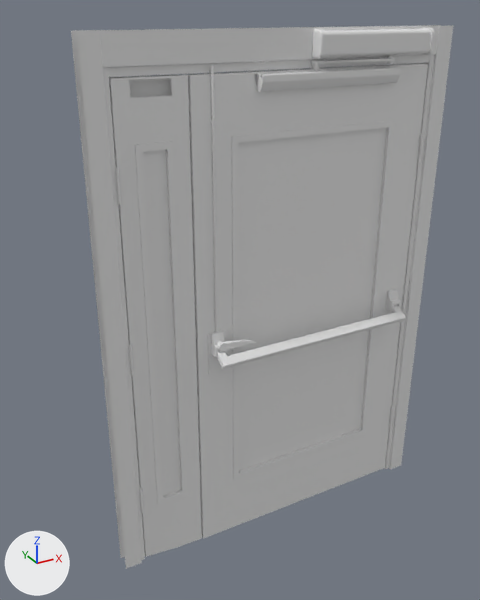
Before and after pictures for a commit that changed the Blender file Assets/Models/DoorOptions/Unequal/1,4ft/FullGlassUnequalEgress1,4ft.blend.
One viewpoint serves both versions: a 50 mm camera at (-1.14, -2.5, 2.57) aimed at (0.7, 0.84, 0.9). Lighting does not change. The marker at lower left points along +X, +Y and +Z. Materials are left out; every surface is plain grey.

Before the edit, the objects in view are built like this:
```python
me_cube_004 = bpy.data.meshes.new('Cube.004')
me_cube_004.from_pydata(...)  # 732 vertices, 732 faces; spans x -1.147..-0.046, y -0.138..0.138, z 1.052..2.363
# faces by material slot: [366, 366]
me_cube_004.materials.append(mat_hospital_door_1_mat)
me_cube_004.materials.append(mat_hospital_door_1_mat_001)
me_cube_014 = bpy.data.meshes.new('Cube.014')
me_cube_014.from_pydata(...)  # 2648 vertices, 2540 faces; spans x -0.42..1.35, y -0.1..0.07, z -0.01..2.5
# faces by material slot: [2488, 52]
me_cube_014.materials.append(mat_hospital_door_1_mat_white)
me_cube_014.materials.append(mat_hospital_door_1_mat_002)
ob_doubledoor = bpy.data.objects.new('DoubleDoor', me_cube_014)
ob_doubledoor.location = (0.0, 0.0, 0.0)
ob_pushbar = bpy.data.objects.new('PushBar', me_cube_004)
ob_pushbar.location = (0.023, 0.0, 0.0)
ob_pushbar.scale = (-1.0, 1.0, 1.0)
```
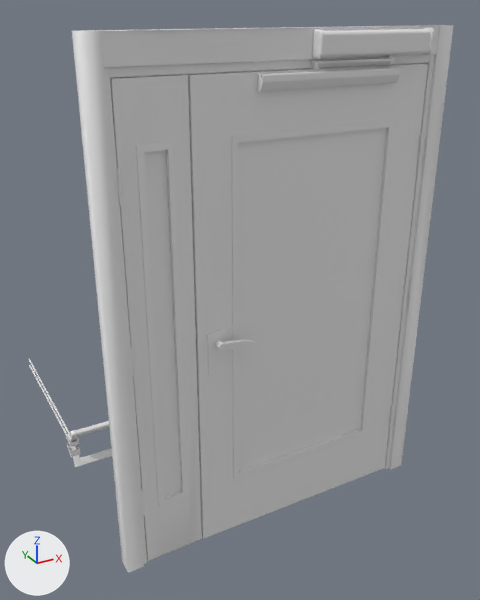
The newer file is also turned or shifted as a whole; pictures and numbers use the older file's frame.

Pixel boxes (x1, y1, x2, y2) of what changed, in the pictures (480 x 600 px; the box of a moved part takes in the faces that stretch with it):
'DoubleDoor', reshaped
    before: (71, 25, 454, 569)
    after: (72, 25, 454, 573)
'PushBar', reshaped, moved, rescaled
    before: (204, 66, 406, 369)
    after: (28, 358, 112, 467)
part 1 of me_cube_014, moved or reshaped
    before: (71, 29, 394, 569)
    after: (72, 25, 452, 573)
part 2 of me_cube_004, moved or reshaped (not visible afterwards)
    before: (217, 350, 231, 369)
part 3 of me_cube_004, moved or reshaped (not visible before)
    after: (77, 421, 109, 437)
part 4 of me_cube_004, moved or reshaped
    before: (392, 305, 406, 322)
    after: (70, 430, 78, 442)
part 5 of me_cube_004, moved or reshaped (not visible before)
    after: (66, 434, 79, 446)
part 6 of me_cube_004, moved or reshaped (not visible before)
    after: (28, 358, 70, 434)
part 7 of me_cube_004, moved or reshaped
    before: (227, 312, 400, 367)
    after: (80, 449, 112, 466)
part 8 of me_cube_004, moved or reshaped (not visible before)
    after: (73, 453, 81, 467)
part 9 of me_cube_004, moved or reshaped (not visible afterwards)
    before: (385, 289, 401, 312)
part 10 of me_cube_004, moved or reshaped
    before: (211, 331, 227, 357)
    after: (67, 442, 80, 458)
part 11 of me_cube_004, moved or reshaped
    before: (211, 66, 218, 333)
    after: (29, 365, 67, 435)

Edits to the bpy script that builds the scene:
```text
Change me_cube_014:
    used by ob_doubledoor; location = (0.0, 0.0, 0.0)
    remove me_cube_014.from_pydata(...)  # 2648 vertices, 2540 faces; spans x -0.42..1.35, y -0.1..0.07, z -0.01..2.5
    add me_cube_014.from_pydata(...)  # 2650 vertices, 2544 faces, 4 loose edges; spans x -0.42..1.35, y -0.1..0.05, z -0.01..2.5
    me_cube_014 part 1: 530 vertices moved from x -0.42..0.29, y -0.02..0.06, z -0.01..2.5 to x -0.42..0.32, y -0.04..0.05, z -0.01..2.5; 228 vertices removed from x -0.42..-0.09, y -0.01..0.07, z 0.0..2.5; 228 vertices added at x -0.42..-0.07, y -0.03..0.05, z 0.0..2.5
Change me_cube_004:
    where me_cube_004.from_pydata(...)  # 732 vertices, 732 faces; spans x -1.147..-0.046, y -0.138..0.138, z 1.052..2.363
    used by ob_pushbar; location = (0.023, 0.0, 0.0); scale = (-1.0, 1.0, 1.0)
    me_cube_004 part 2: the loose piece of 72 vertices spanning x -0.093..-0.055, y -0.138..-0.041, z 1.052..1.127 is turned -90 degrees about the x axis through its middle, then moved by (0.755, 1.179, -1.0)
    me_cube_004 part 3: the loose piece of 24 vertices spanning x -1.102..-0.091, y 0.083..0.136, z 1.053..1.1 is multiplied about its middle by the matrix ((-1.0, 0.0, 0.0), (0.0, 0.0, 1.0), (0.0, 1.0, 0.0)), then moved by (0.755, 0.967, -0.967)
    me_cube_004 part 4: the loose piece of 72 vertices spanning x -1.138..-1.099, y -0.138..-0.041, z 1.052..1.127 is turned -90 degrees about the x axis through its middle, then moved by (0.755, 1.179, -1.0)
    me_cube_004 part 5: the loose piece of 95 vertices spanning x -0.103..-0.046, y 0.021..0.077, z 1.09..1.197 is multiplied about its middle by the matrix ((-1.0, 0.0, 0.0), (0.0, 0.0, 1.0), (0.0, 1.0, 0.0)), then moved by (-0.29, 1.095, -1.095)
    me_cube_004 part 6: the loose piece of 17 vertices spanning x -0.081..-0.068, y 0.024..0.037, z 1.186..2.363 is multiplied about its middle by the matrix ((-1.0, 0.0, 0.0), (0.0, 0.0, 1.0), (0.0, 1.0, 0.0)), then moved by (-0.29, 1.744, -1.744)
    me_cube_004 part 7: the loose piece of 24 vertices spanning x -1.102..-0.091, y -0.136..-0.083, z 1.053..1.1 is multiplied about its middle by the matrix ((-1.0, 0.0, 0.0), (0.0, 0.0, 1.0), (0.0, 1.0, 0.0)), then moved by (0.755, 1.187, -1.187)
    me_cube_004 part 8: the loose piece of 72 vertices spanning x -1.138..-1.099, y 0.041..0.138, z 1.052..1.127 is turned -90 degrees about the x axis through its middle, then moved by (0.755, 1.0, -1.179)
    me_cube_004 part 9: the loose piece of 54 vertices spanning x -1.147..-1.09, y -0.077..-0.021, z 1.09..1.197 is multiplied about its middle by the matrix ((-1.0, 0.0, 0.0), (0.0, 0.0, 1.0), (0.0, 1.0, 0.0)), then moved by (1.799, 1.192, -1.192)
    me_cube_004 part 10: the loose piece of 95 vertices spanning x -0.103..-0.046, y -0.077..-0.021, z 1.09..1.197 is multiplied about its middle by the matrix ((-1.0, 0.0, 0.0), (0.0, 0.0, 1.0), (0.0, 1.0, 0.0)), then moved by (-0.29, 1.192, -1.192)
    me_cube_004 part 11: the loose piece of 17 vertices spanning x -0.081..-0.068, y -0.037..-0.024, z 1.186..2.363 is multiplied about its middle by the matrix ((-1.0, 0.0, 0.0), (0.0, 0.0, 1.0), (0.0, 1.0, 0.0)), then moved by (-0.29, 1.804, -1.804)
Change ob_pushbar:
    ob_pushbar.scale: (-1.0, 1.0, 1.0) -> (1.0, 1.0, 1.0)
    ob_pushbar.location: (0.023, 0.0, 0.0) -> (0.0, 0.0, 0.0)
```
